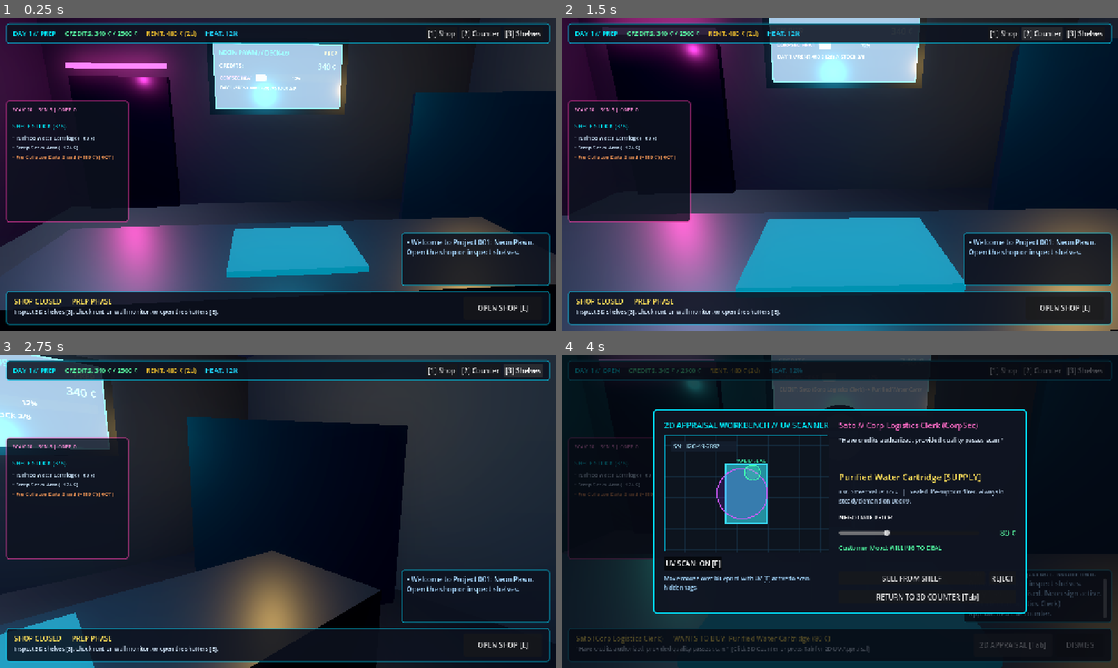
Above: before the commit, frames 1-4 (two rows, left to right).
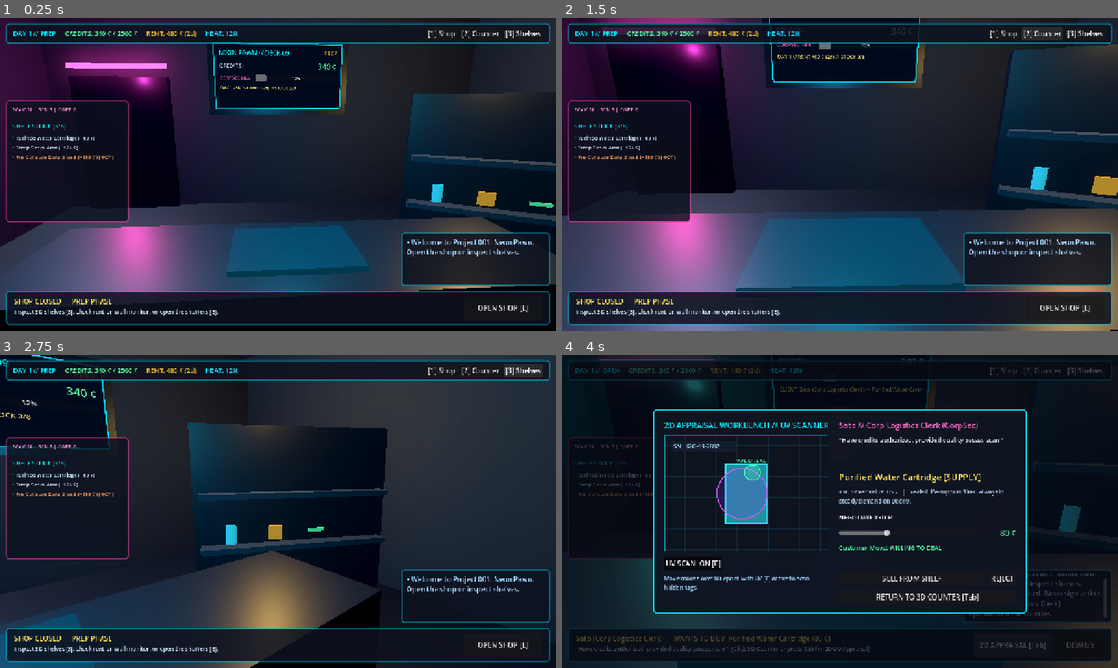
Above: after the commit, the same moments.

Repository: WayneBrysen/Game-001
Game: Godot game, scene res://scenes/main/main.tscn
Two runs of this game, one before a commit and one after it. Both use one fixed random seed, a clock stepped at 60 frames per second and the inputs below.
Inputs:
- Up to frame 1 (0.25 s): no input
- Up to frame 2 (1.5 s): click "[1] Shop" at 0.5 s; click "[2] Counter" at 1.25 s
- Up to frame 3 (2.75 s): click "[3] Shelves" at 2 s
- Up to frame 4 (4 s): click "OPEN SHOP [E]" at 2.75 s; click "2D APPRAISAL [Tab]" at 3.5 s

The runs differ from the first frame. In frame 1, 11% of the frame differs, in the area x 38-100%, y 7-83%; in frame 2, 17%, in the area x 31-100%, y 0-88%; in frame 3, 11%; in frame 4, 4.3%.

Commit message:
style: fix 3D monitor unshaded contrast and orient display shelves toward camera

Diff:
--- a/scenes/world3d/shop_monitor_3d.gd
+++ b/scenes/world3d/shop_monitor_3d.gd
@@ -27,12 +27,9 @@
 		return
 	var mat := StandardMaterial3D.new()
 	var tex := sub_viewport.get_texture()
+	mat.shading_mode = BaseMaterial3D.SHADING_MODE_UNSHADED
 	mat.albedo_texture = tex
-	mat.emission_enabled = true
-	mat.emission = Color(0.75, 0.9, 1.0)
-	mat.emission_energy_multiplier = 0.85
-	mat.emission_texture = tex
-	mat.roughness = 0.2
+	mat.texture_filter = BaseMaterial3D.TEXTURE_FILTER_LINEAR
 	screen_mesh.set_surface_override_material(0, mat)
 
 
--- a/scenes/world3d/shop_world_3d.tscn
+++ b/scenes/world3d/shop_world_3d.tscn
@@ -47,10 +47,12 @@
 size = Vector3(0.82, 0.04, 0.56)
 
 [sub_resource type="StandardMaterial3D" id="StandardMaterial3D_pad"]
-albedo_color = Color(0.05, 0.12, 0.18, 1)
+albedo_color = Color(0.04, 0.14, 0.22, 1)
 emission_enabled = true
-emission = Color(0, 0.78, 0.96, 1)
-emission_energy_multiplier = 0.7
+emission = Color(0, 0.65, 0.85, 1)
+emission_energy_multiplier = 0.32
+metallic = 0.3
+roughness = 0.35
 
 [sub_resource type="BoxMesh" id="BoxMesh_shelf_frame"]
 size = Vector3(2.2, 2.0, 0.45)
@@ -188,7 +190,7 @@
 surface_material_override/0 = SubResource("StandardMaterial3D_neon_pink")
 
 [node name="ShelfUnit" type="Node3D" parent="Architecture"]
-transform = Transform3D(0.900447, 0, -0.434966, 0, 1, 0, 0.434966, 0, 0.900447, -2.55, 0, 0.72)
+transform = Transform3D(-0.886995, 0, 0.461779, 0, 1, 0, -0.461779, 0, -0.886995, -2.55, 0, 0.72)
 
 [node name="ShelfBack" type="MeshInstance3D" parent="Architecture/ShelfUnit"]
 transform = Transform3D(1, 0, 0, 0, 1, 0, 0, 0, 1, 0, 1.02, -0.18)
@@ -215,7 +217,7 @@
 transform = Transform3D(1, 0, 0, 0, 1, 0, 0, 0, 1, 0, 1.06, -0.35)
 
 [node name="ShelfItemsRoot" type="Node3D" parent="."]
-transform = Transform3D(0.900447, 0, -0.434966, 0, 1, 0, 0.434966, 0, 0.900447, -2.55, 0, 0.72)
+transform = Transform3D(-0.886995, 0, 0.461779, 0, 1, 0, -0.461779, 0, -0.886995, -2.55, 0, 0.72)
 
 [node name="CounterInteractArea" type="Area3D" parent="."]
 transform = Transform3D(1, 0, 0, 0, 1, 0, 0, 0, 1, 0, 1.05, -0.35)
@@ -230,7 +232,7 @@
 shape = SubResource("BoxShape3D_door")
 
 [node name="ShelfInteractArea" type="Area3D" parent="."]
-transform = Transform3D(0.900447, 0, -0.434966, 0, 1, 0, 0.434966, 0, 0.900447, -2.55, 1.05, 0.72)
+transform = Transform3D(-0.886995, 0, 0.461779, 0, 1, 0, -0.461779, 0, -0.886995, -2.55, 1.05, 0.72)
 
 [node name="CollisionShape3D" type="CollisionShape3D" parent="ShelfInteractArea"]
 shape = SubResource("BoxShape3D_shelf")
